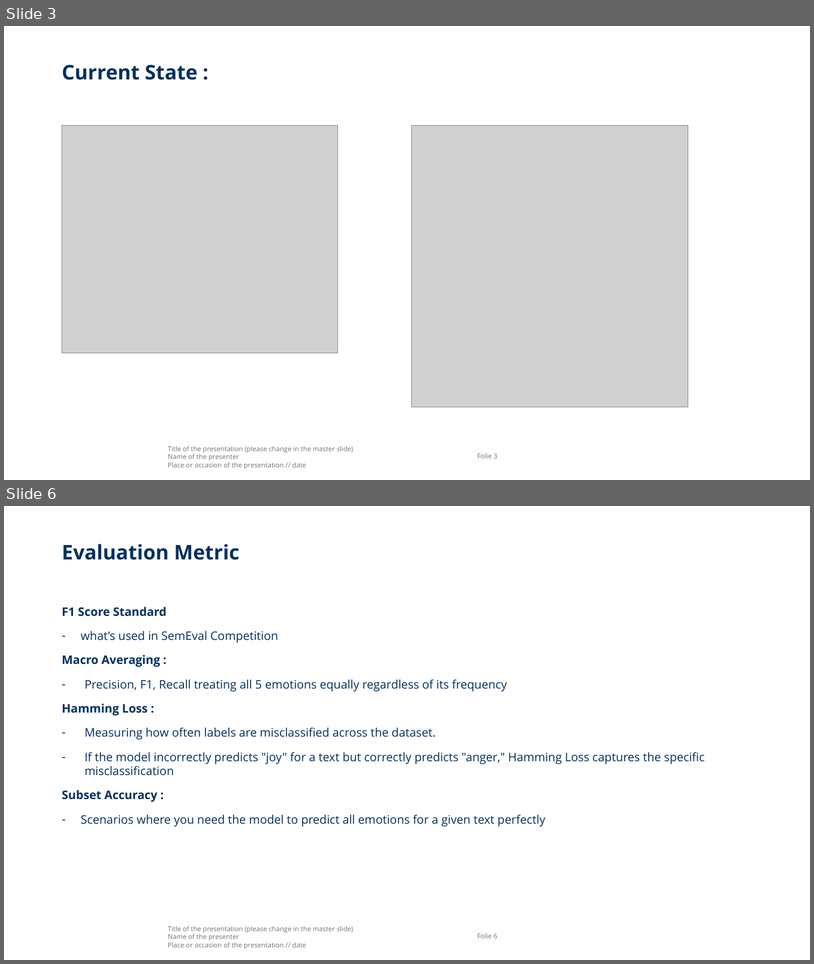
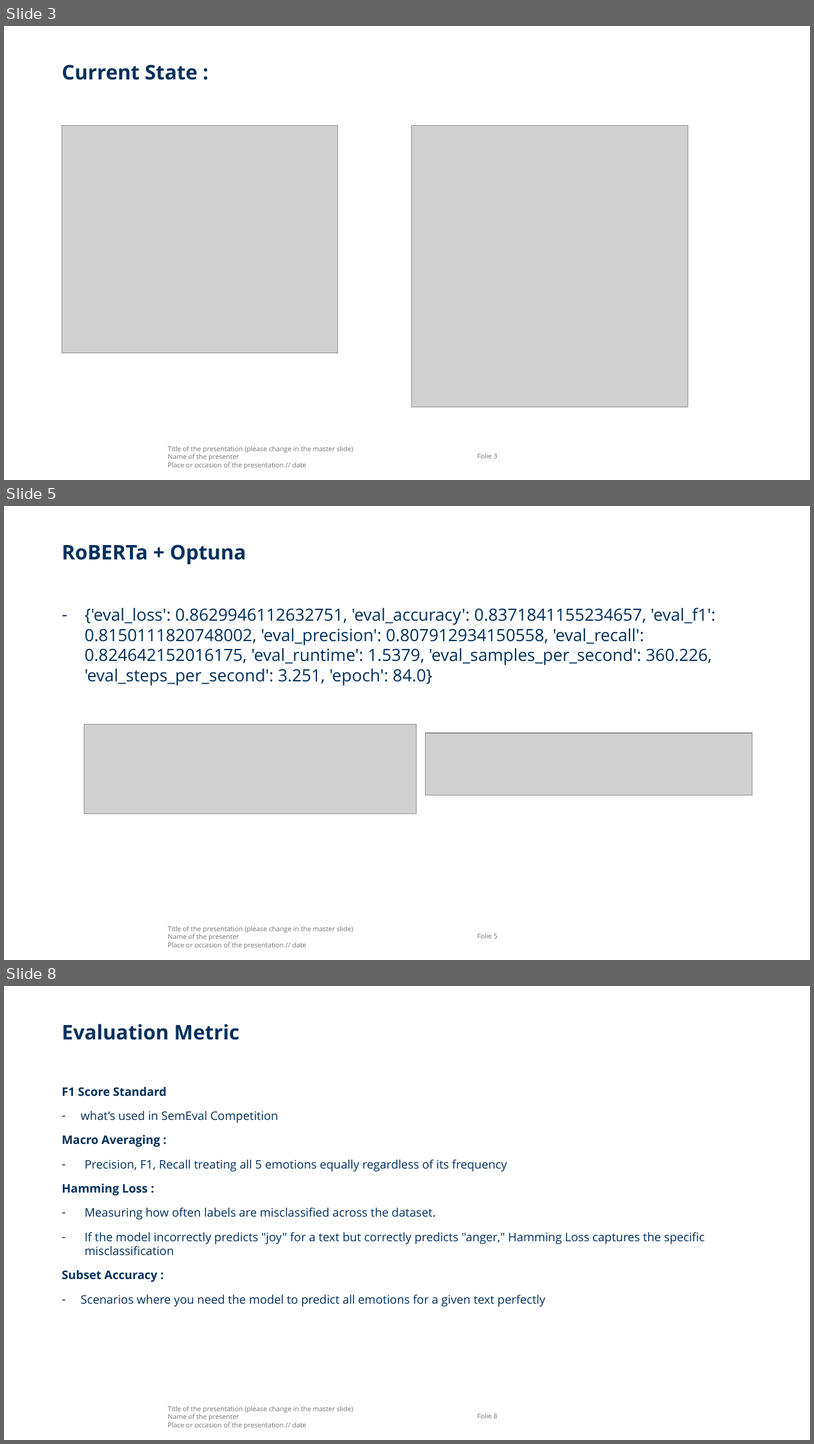
Before and after one commit to kim33/LLMProject_SemEval, a slide deck: LLMProject_SemEval.pptx. Shown one above the other, each under a label of ours: slides 3 and 6 before the commit, slides 3, 5 and 8 after it; the slides between them are not shown. The pictures are 814x964 and 814x1444 pixels, drawn with LibreOffice and Linux fonts; fonts in the diff are those of the drawing; grey boxes stand for pictures; background and template pictures are left out. Boxes give left, top, right and bottom in pixels: in the first picture for what was removed or moved away, otherwise in the second. Text is boxed around its words. In the diff, an @@ line names an element or a change of style, - is before the commit and + after.

```diff
--- a/LLMProject_SemEval.pptx
+++ b/LLMProject_SemEval.pptx
@@ slide 5 added at [4, 506, 810, 960], background #FFFFFF; not listed: 2 template elements that a slide beside it also shows @@
@@ title added at [62, 544, 246, 564], 24 pt, text #00305D, bold @@
+RoBERTa + Optuna
@@ text added at [84, 607, 716, 685], 20 pt, text #00305D @@
+– {'eval_loss': 0.8629946112632751, 'eval_accuracy': 0.8371841155234657, 'eval_f1': 0.8150111820748002, 'eval_precision': 0.807912934150558, 'eval_recall': 0.824642152016175, 'eval_runtime': 1.5379, 'eval_samples_per_second': 360.226, 'eval_steps_per_second': 3.251, 'epoch': 84.0}
@@ picture added at [84, 724, 417, 813] @@
@@ picture added at [426, 733, 752, 795] @@
@@ what was slide 6 is now slide 8 @@
```
Also in this commit, not shown: 2 slides changed, 2 other slides added, 1 slide removed, 2 other files.
